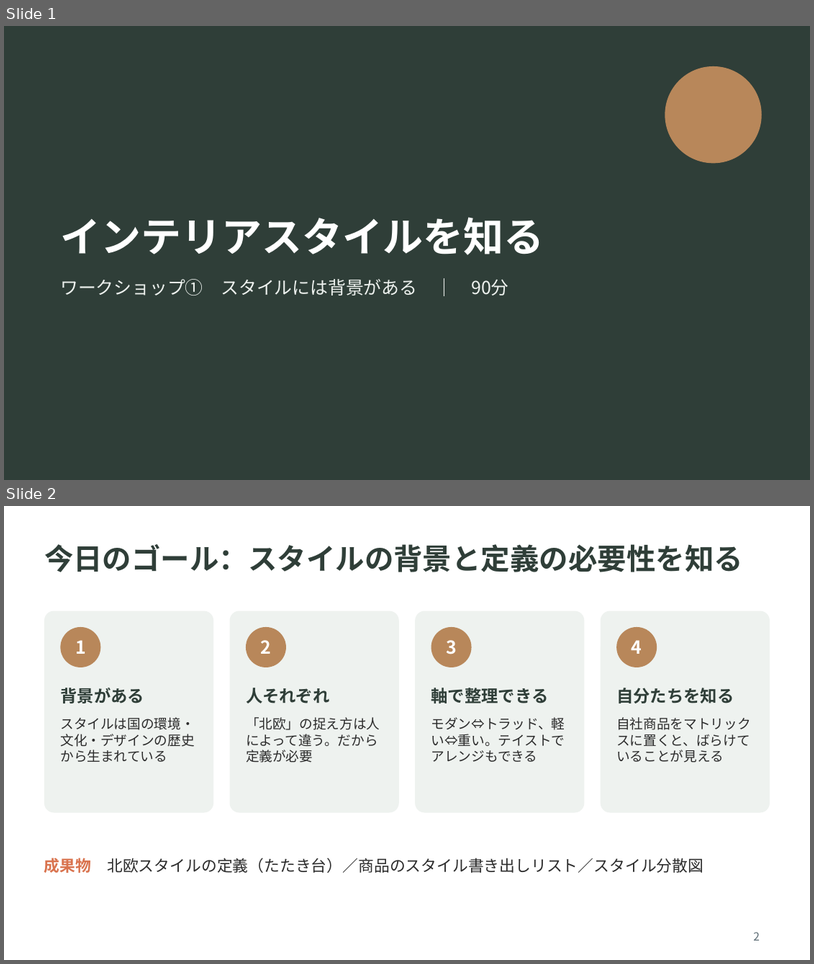
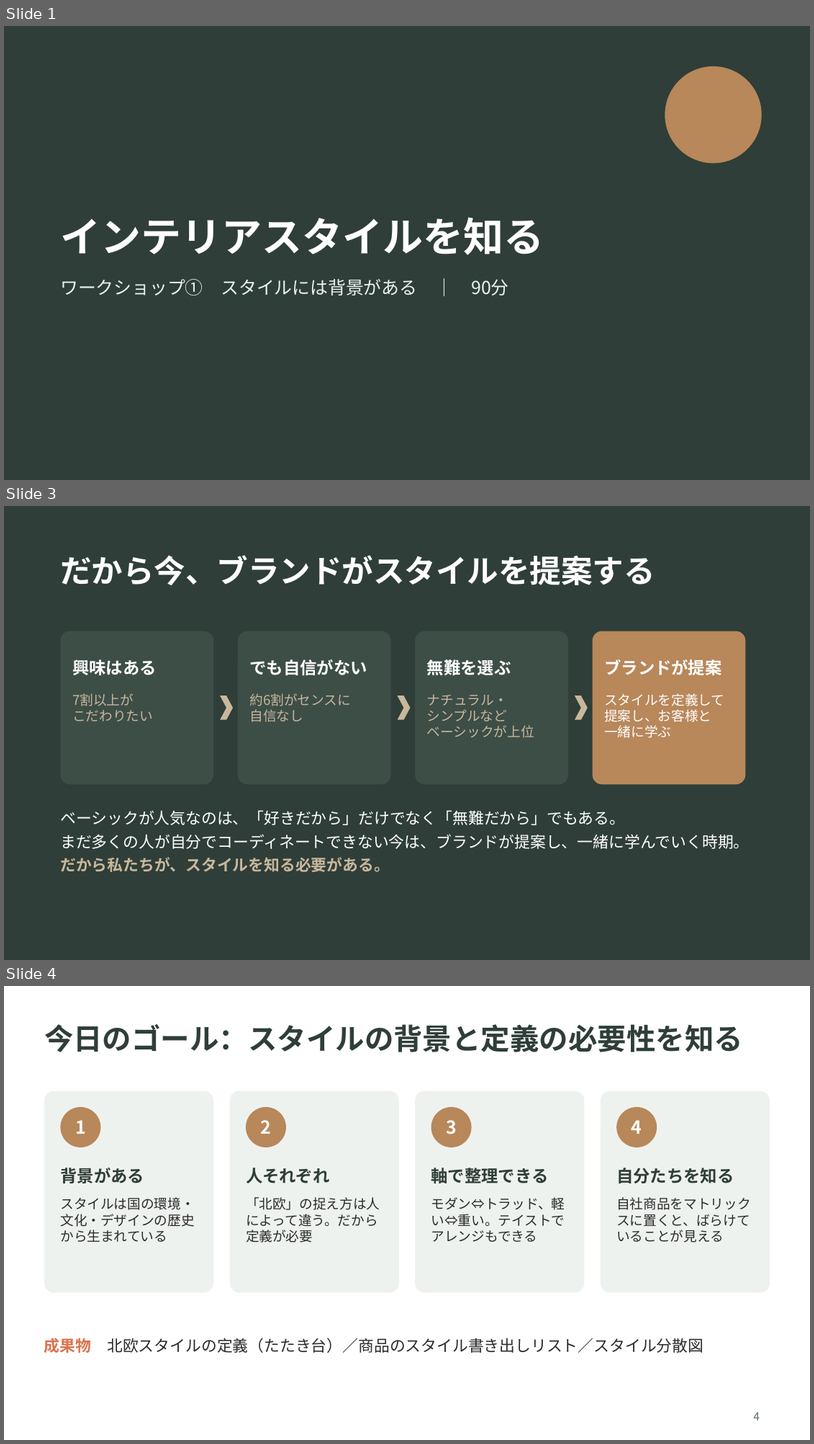
Before and after one commit to rietakenaho-creator/my-first-project_atinterior, a slide deck: workshop1_interior_style.pptx. Shown one above the other, each under a label of ours: slides 1 and 2 before the commit, slides 1, 3 and 4 after it; the slides between them are not shown. The pictures are 814x964 and 814x1444 pixels, drawn with LibreOffice and Linux fonts; fonts in the diff are those of the drawing. Boxes give left, top, right and bottom in pixels: in the first picture for what was removed or moved away, otherwise in the second. Text is boxed around its words. In the diff, an @@ line names an element or a change of style, - is before the commit and + after.

```diff
--- a/workshop1_interior_style.pptx
+++ b/workshop1_interior_style.pptx
@@ slide 3 added at [4, 506, 810, 960], background #2F3E38 @@
@@ text added at [60, 555, 655, 585], 28 pt, text #FFFFFF, bold @@
+だから今、ブランドがスタイルを提案する
@@ rounded rectangle added at [60, 631, 214, 784], fill #3D4E47 @@
@@ rounded rectangle added at [238, 631, 391, 784], fill #3D4E47 @@
@@ rounded rectangle added at [415, 631, 568, 784], fill #3D4E47 @@
@@ rounded rectangle added at [593, 631, 746, 784], fill #B8875A @@
@@ text added at [72, 659, 157, 675], 15 pt, text #FFFFFF, bold @@
+興味はある
@@ text added at [250, 659, 368, 675], 15 pt, text #FFFFFF, bold @@
+でも自信がない
@@ text added at [427, 659, 512, 675], 15 pt, text #FFFFFF, bold @@
+無難を選ぶ
@@ text added at [604, 659, 722, 675], 15 pt, text #FFFFFF, bold @@
+ブランドが提案
@@ text added at [72, 693, 153, 721], 12 pt, text #C9B79C @@
+7割以上が
+こだわりたい
@@ chevron added at [220, 695, 233, 720], fill #C9B79C @@
@@ text added at [250, 693, 352, 722], 12 pt, text #C9B79C @@
+約6割がセンスに
+自信なし
@@ chevron added at [398, 695, 410, 720], fill #C9B79C @@
@@ text added at [427, 694, 535, 738], 12 pt, text #C9B79C @@
+ナチュラル・
+シンプルなど
+ベーシックが上位
@@ chevron added at [575, 695, 588, 720], fill #C9B79C @@
@@ text added at [604, 693, 725, 738], 12 pt, text #FFFFFF @@
+スタイルを定義して
+提案し、お客様と
+一緒に学ぶ
@@ text added at [60, 810, 749, 872], 14 pt, text #FFFFFF @@
+ベーシックが人気なのは、「好きだから」だけでなく「無難だから」でもある。
+まだ多くの人が自分でコーディネートできない今は、ブランドが提案し、一緒に学んでいく時期。
+だから私たちが、スタイルを知る必要がある。
@@ what was slide 2 is now slide 4 @@
@@ page number at [754, 1412, 760, 1420]: text changed @@
-2
+4
```
Also in this commit, not shown: 1 other slide added.
